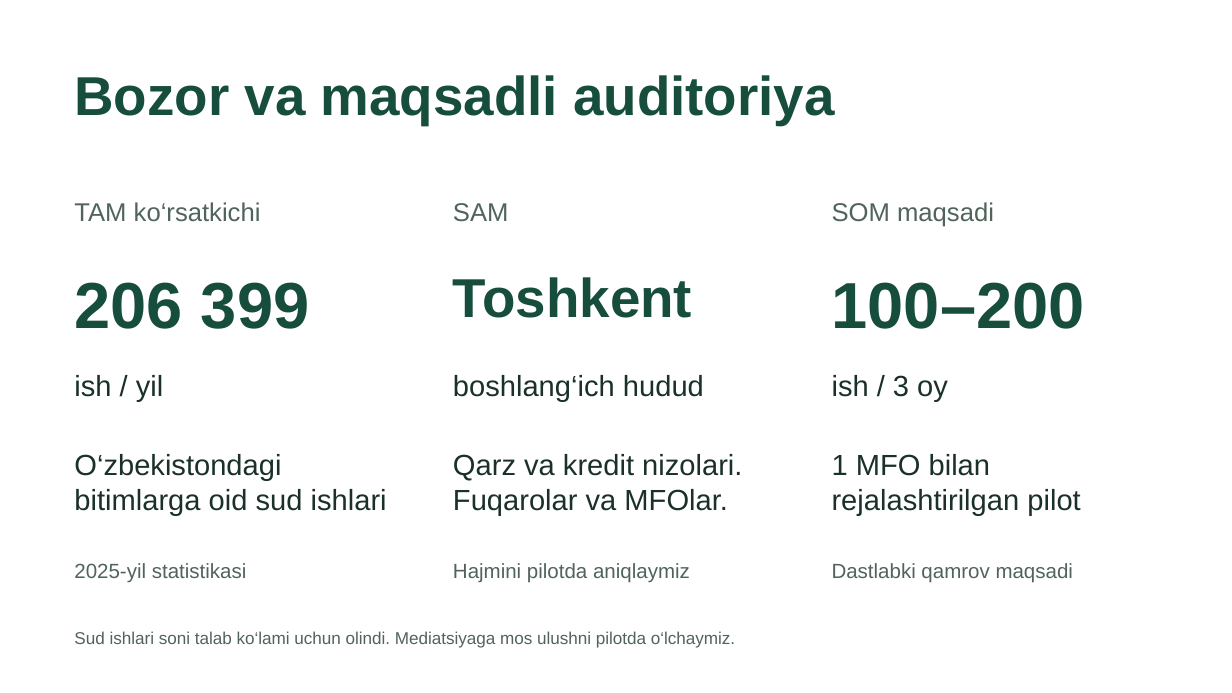
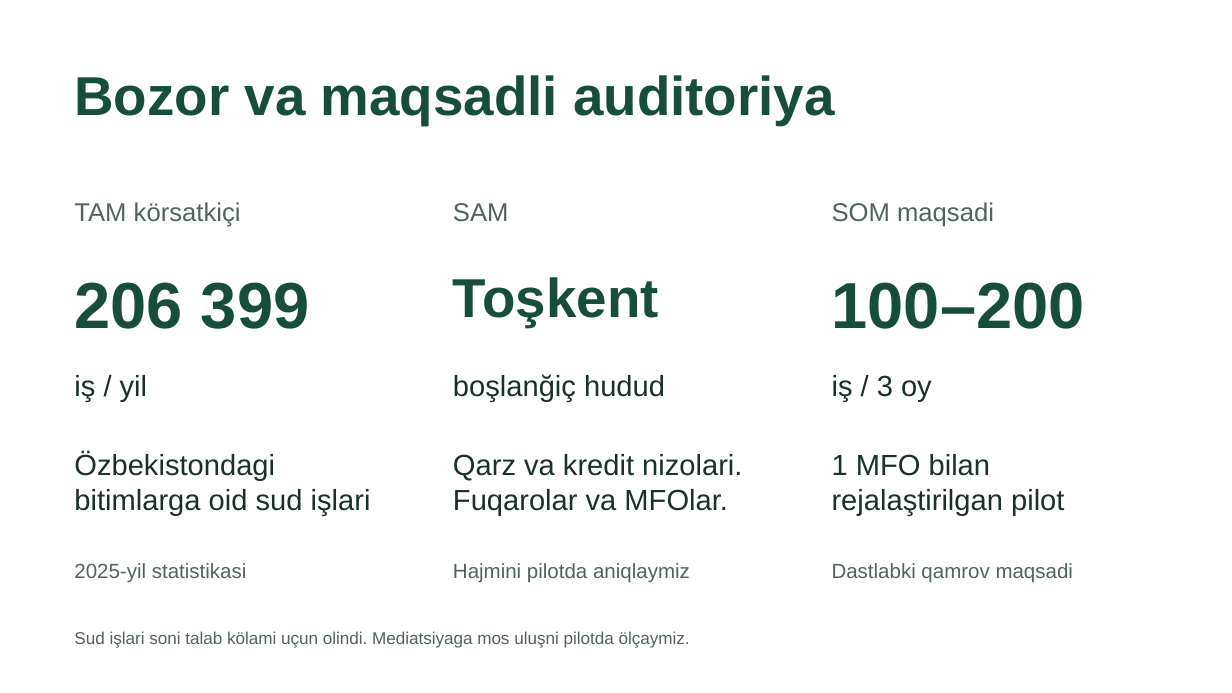
Before and after one commit to Albeerte/kelishuv-ai, a slide deck: slide 4 of docs/presentation/Kelishuv-LexHackathon-2026.pptx. Drawn at 1232x693 pixels with LibreOffice and Linux fonts; fonts in the diff are those of the drawing. Boxes give left, top, right and bottom in pixels: in the first picture for what was removed or moved away, otherwise in the second. Text is boxed around its words. In the diff, an @@ line names an element or a change of style, - is before the commit and + after.

```diff
--- a/docs/presentation/Kelishuv-LexHackathon-2026.pptx
+++ b/docs/presentation/Kelishuv-LexHackathon-2026.pptx
@@ text at bbox=[74, 202, 241, 227]: text changed @@
-TAM ko‘rsatkichi
+TAM körsatkiçi
@@ text at bbox=[453, 277, 659, 327]: text changed @@
-Toshkent
+Toşkent
@@ text at bbox=[74, 375, 147, 401]: text changed @@
-ish / yil
+iş / yil
@@ text at bbox=[453, 374, 665, 401]: text changed @@
-boshlang‘ich hudud
+boşlanğiç hudud
@@ text at bbox=[832, 375, 932, 401]: text changed @@
-ish / 3 oy
+iş / 3 oy
@@ text at bbox=[74, 452, 371, 515]: text changed @@
-O‘zbekistondagi
-bitimlarga oid sud ishlari
+Özbekistondagi
+bitimlarga oid sud işlari
@@ text at bbox=[832, 489, 1064, 515]: text changed @@
-rejalashtirilgan pilot
+rejalaştirilgan pilot
@@ text at bbox=[74, 631, 690, 648]: text changed @@
-Sud ishlari soni talab ko‘lami uchun olindi. Mediatsiyaga mos ulushni pilotda o‘lchaymiz.
+Sud işlari soni talab kölami uçun olindi. Mediatsiyaga mos uluşni pilotda ölçaymiz.
```
Also in this commit, not shown: 7 other slides changed, 59 other files.
